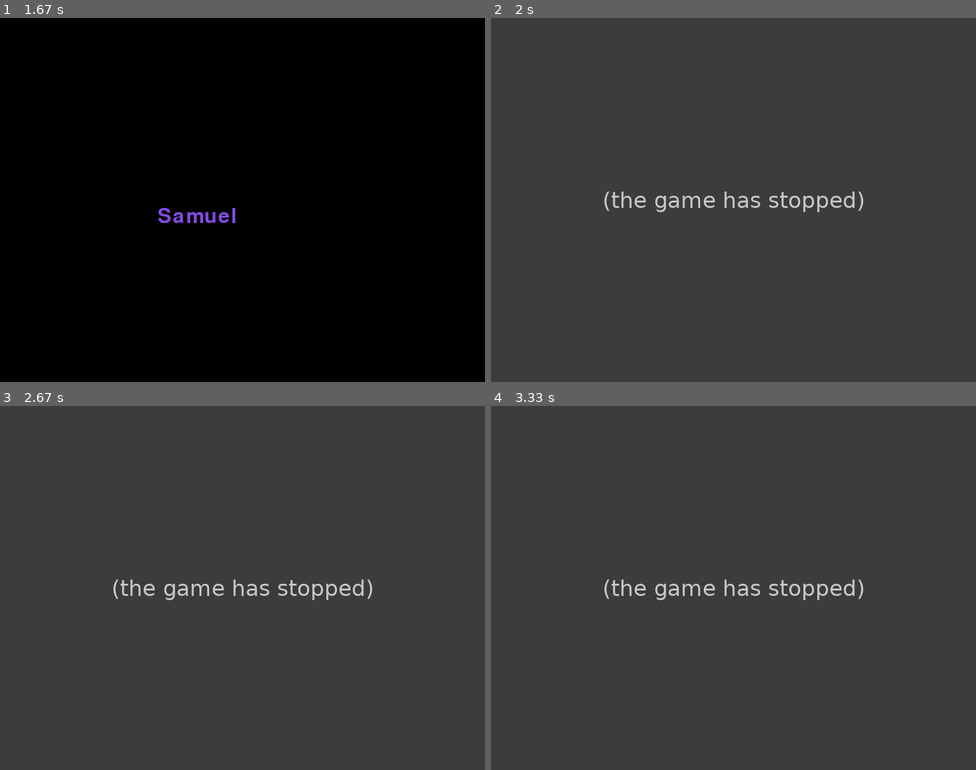
Above: before the commit, frames 1-4 (two rows, left to right).
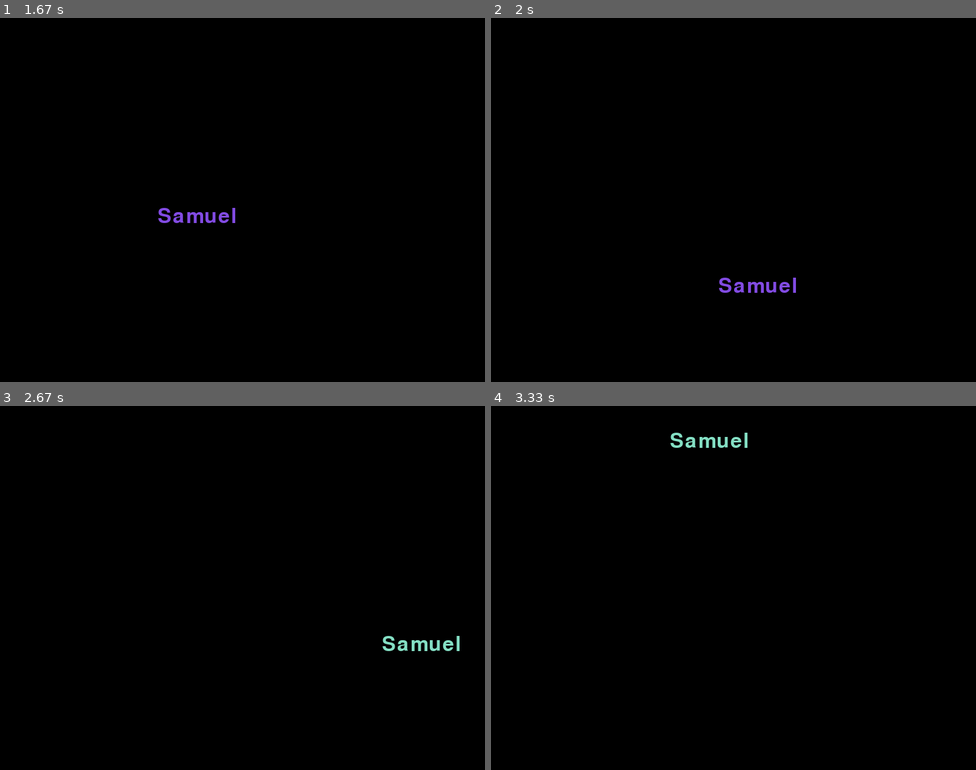
Above: after the commit, the same moments.

Repository: Sammus-s/DVD-pygame
Game: pygame game, started from main.py
Two runs of this game, one before a commit and one after it. Both use one fixed random seed, a clock stepped at 60 frames per second and the inputs below.
Inputs:
- Up to frame 1 (1.67 s): tap S at 0.33 s
- Up to frame 2 (2 s): tap Space at 1.67 s
- Up to frame 3 (2.67 s): no input
- Up to frame 4 (3.33 s): no input

Frame 1 is identical in both runs. In frame 2, 100% of the frame differs, in the area x 0-100%, y 0-100%; in frame 3, 100%; in frame 4, 100%.
Before the commit the program exited at 1.72 s; later frames show no game.

Commit message:
feat background music playlist controls

Diff:
--- a/audio_module.py
+++ b/audio_module.py
@@ -19,22 +19,33 @@
 
 class MusicHandler(AudioHandler):
     """Handles background music."""
-    def __init__(self, music: str):
+    def __init__(self, music):
         super().__init__()
-        self.background_music = pygame.mixer.music
-        self.background_music.load(background_music)
-        self.background_music.play(-1)
+        self.music = pygame.mixer.music
+        self.music.load(music)
+        self.music.play(-1)
+
+    def toggle_music(self):
+        """Plays or Pauses background music."""
+        if not self.music.get_busy():
+            self.music.unpause()
+        else:
+            self.music.pause()
+
+class MusicPlaylist():
+
+    def __init__(self, playlist):
+        super().__init__()
+        self.playlist = playlist
+        self.music_index = 0
+        self.music_player = MusicHandler(self.playlist[self.music_index])
+        self.music = self.music_player.music
 
     def change_music(self, new_music):
         """Stops current playing music, and starts a new one"""
-        self.background_music.fadeout(1000)
-        self.background_music.unload()
-        self.background_music.load(new_music)
-        self.background_music.play(-1)
+        self.music.unload()
+        self.music.load(new_music)
 
-    def toggle_music(self):
-        """Plays or Pauses background music."""
-        if not self.background_music.get_busy:
-            self.background_music.unpause()
-        else:
-            self.background_music.pause()
+    def next_music(self):
+        self.music_index = (self.music_index + 1) % len(self.playlist)
+        self.change_music(self.playlist[self.music_index])
--- a/config.py
+++ b/config.py
@@ -8,3 +8,5 @@
 
 MAX_SPEED = 4
 MIN_SPEED = 2
+
+BACKGROUND_MUSIC_PATH = './sounds/background_music/'
--- a/game.py
+++ b/game.py
@@ -1,9 +1,11 @@
 import sys
 import pygame
+from pathlib import Path
 
 
 from text_module import VerticalMoveText, HorizontalMoveText, BounceText
-from config import SCREEN_WIDTH,SCREEN_HEIGHT,BLACK,WHITE,FPS
+from audio_module import MusicPlaylist
+from config import SCREEN_WIDTH,SCREEN_HEIGHT,BLACK,WHITE,FPS,BACKGROUND_MUSIC_PATH
 
 class Game:
     def __init__(self):
@@ -13,6 +15,9 @@
         self.clock = pygame.time.Clock()
         self.running = True
         self.text = BounceText("Samuel", 50, WHITE, './sounds/bounce.mp3', 5, 5)
+
+        self.background_music = MusicPlaylist([BACKGROUND_MUSIC_PATH+f.name for f in Path(BACKGROUND_MUSIC_PATH).iterdir()])
+        self.background_music.music.play(-1)
 
     def handle_events(self):
         for event in pygame.event.get():
@@ -27,8 +32,11 @@
             self.running = False
 
         if event.key == pygame.K_SPACE:
-            self.running = False
+            self.background_music.music_player.toggle_music()
 
+        if event.key == pygame.K_s:
+            self.background_music.next_music()
+            self.background_music.music.play(-1)
 
     def update_text_position(self):
         self.text.update()
